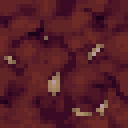
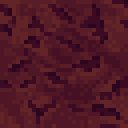
Comparing the layer stacks of the two 128px x 128px images. Changes:
added layer "nether_wart_block" above "Quartz" over [0, 0, 128, 128]
